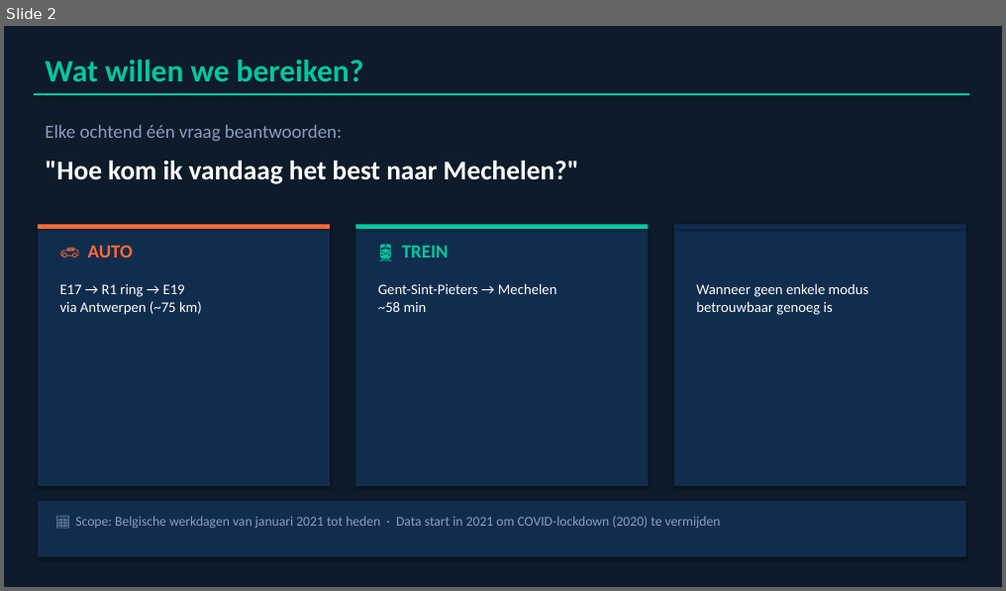
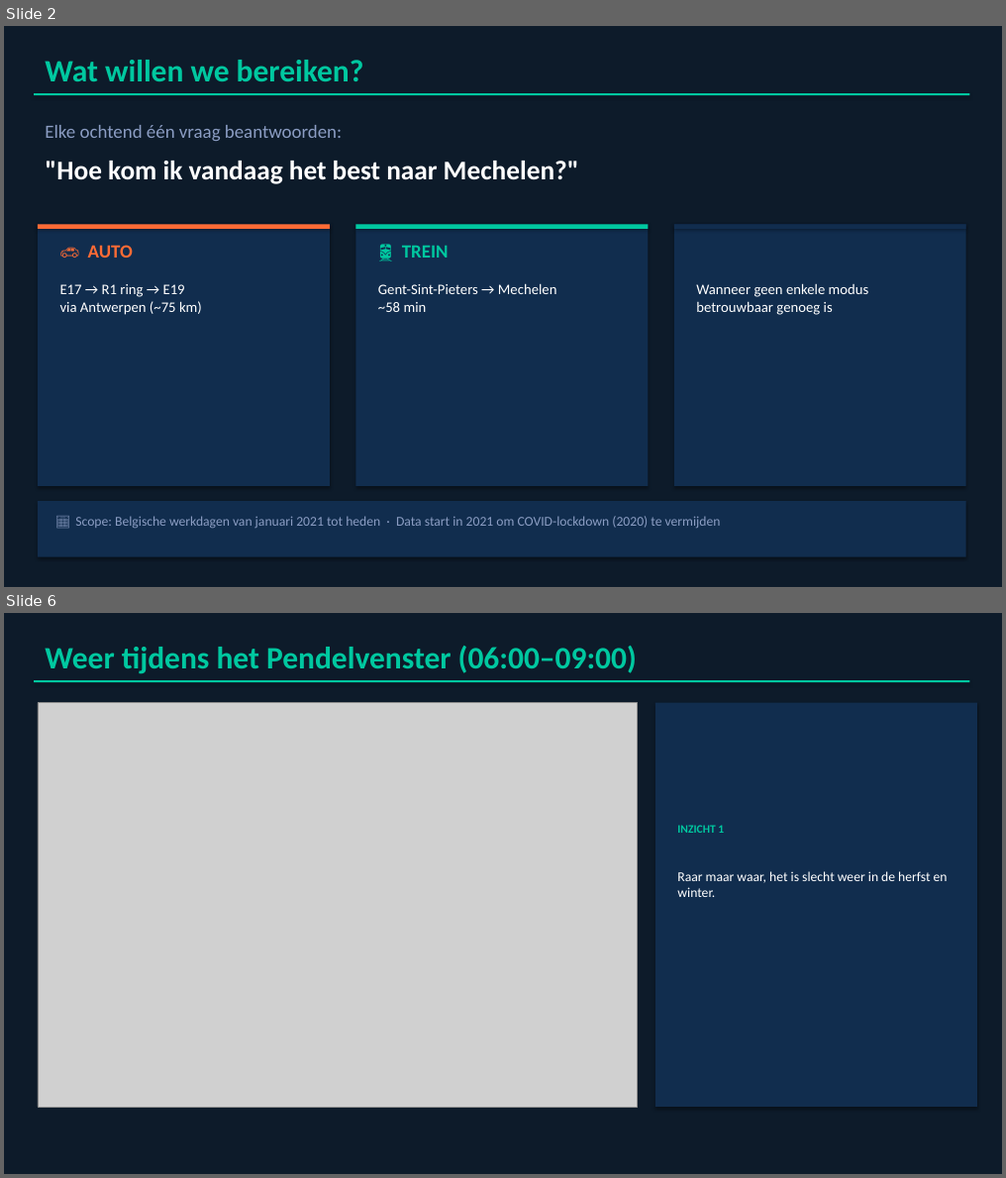
Before and after one commit to MaximeMylle/trafic_forecast_datascience, a slide deck: Gent_Mechelen_Presentatie.pptx. Shown one above the other, each under a label of ours: slide 2 before the commit, slides 2 and 6 after it; the slides between them are not shown. The pictures are 1006x591 and 1006x1178 pixels, drawn with LibreOffice and Linux fonts; fonts in the diff are those of the drawing; grey boxes stand for pictures. Boxes give left, top, right and bottom in pixels: in the first picture for what was removed or moved away, otherwise in the second. Text is boxed around its words. In the diff, an @@ line names an element or a change of style, - is before the commit and + after.

```diff
--- a/Gent_Mechelen_Presentatie.pptx
+++ b/Gent_Mechelen_Presentatie.pptx
@@ slide 6 added at (4,613,1002,1174), background #0D1B2A @@
@@ text added at (45,646,637,674), 30 pt, text #00C8A0, bold @@
+Weer tijdens het Pendelvenster (06:00–09:00)
@@ rectangle added at (34,680,969,682), fill #00C8A0 @@
@@ picture added at (38,703,637,1107) @@
@@ rectangle added at (655,703,977,1107), fill #112D4E @@
@@ text added at (677,825,724,833), 11 pt, text #00C8A0, bold @@
+INZICHT 1
@@ text added at (677,871,947,897), 13 pt, text #FFFFFF @@
+Raar maar waar, het is slecht weer in de herfst en winter.
```
Also in this commit, not shown: 11 slides changed, 2 other slides added, 5 slides removed.
